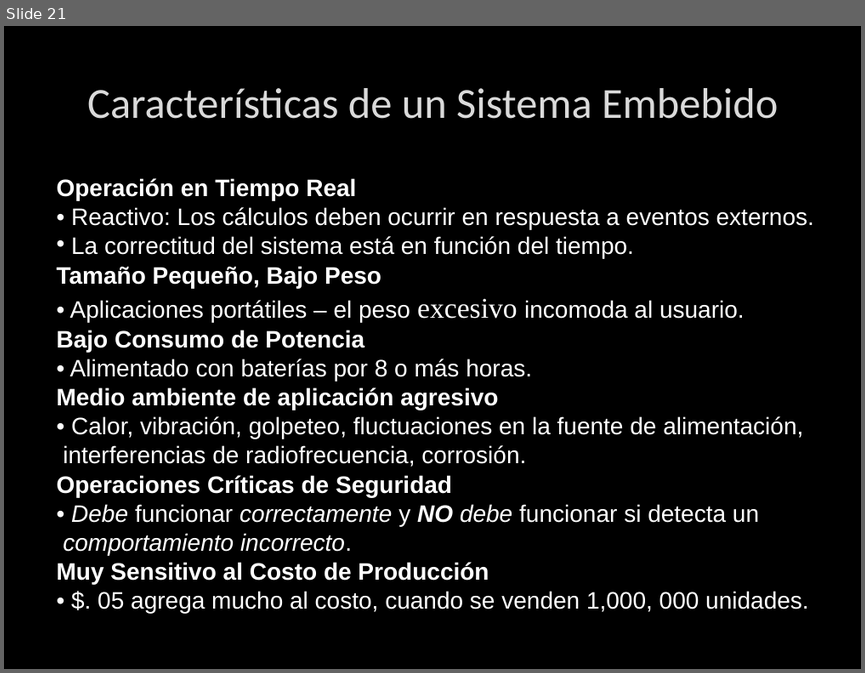
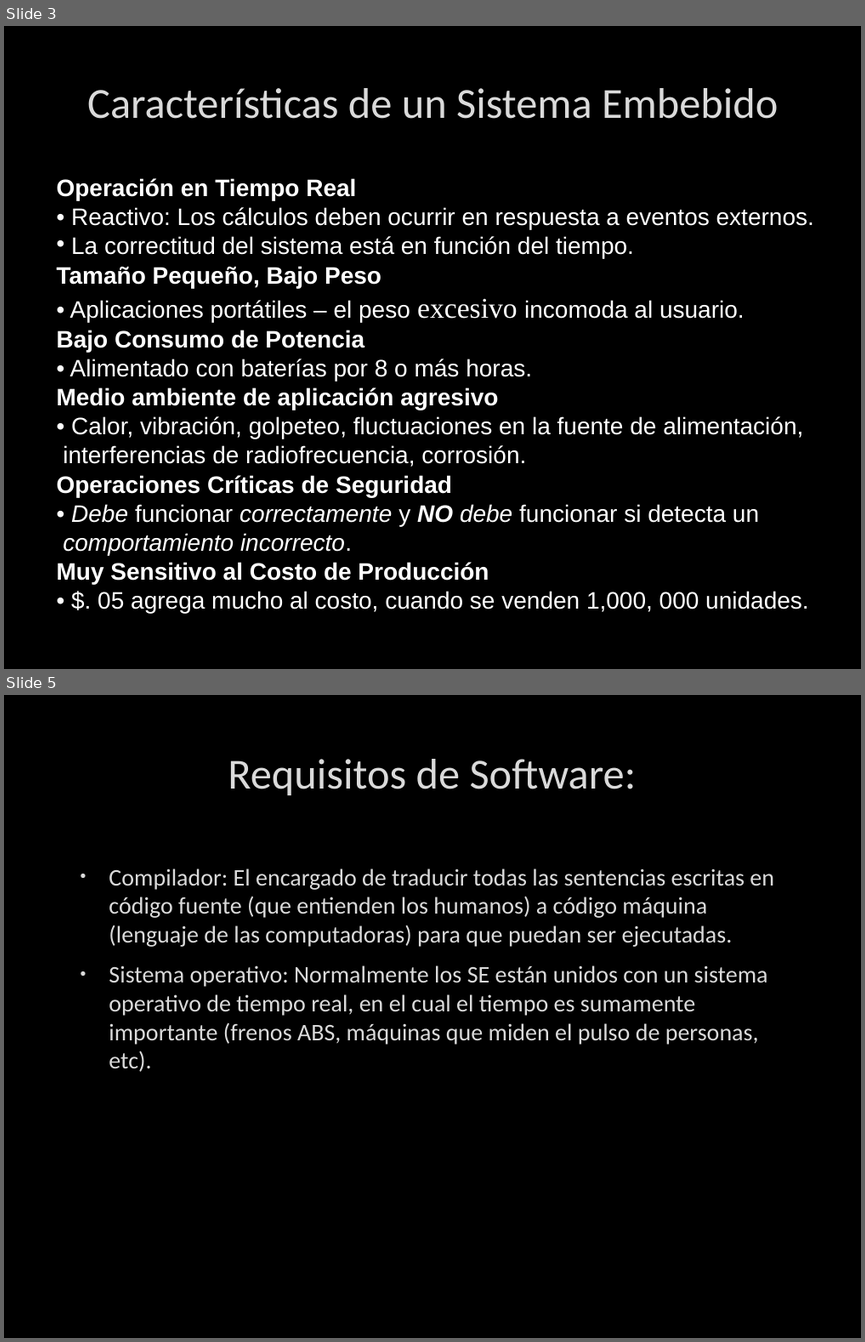
Before and after one commit to Erick-ARH/Sistemas-Embebidos, a slide deck: Presentaciones/Sistemas Embebidos/Sistemas Embebidos.pptx. Shown one above the other, each under a label of ours: slide 21 before the commit, slides 3 and 5 after it; the slides between them are not shown. The pictures are 865x673 and 865x1342 pixels, drawn with LibreOffice and Linux fonts; fonts in the diff are those of the drawing; background and template pictures are left out. Boxes give left, top, right and bottom in pixels: in the first picture for what was removed or moved away, otherwise in the second. Text is boxed around its words. In the diff, an @@ line names an element or a change of style, - is before the commit and + after.

```diff
--- a/Presentaciones/Sistemas Embebidos/Sistemas Embebidos.pptx
+++ b/Presentaciones/Sistemas Embebidos/Sistemas Embebidos.pptx
@@ slide 5 added at bbox=[4, 695, 861, 1338], background picture (left out) @@
@@ title added at bbox=[228, 759, 636, 795], 36 pt, text #DADADA @@
+Requisitos de Software:
@@ text added at bbox=[109, 868, 774, 1072], 20 pt, text #DADADA @@
+• Compilador: El encargado de traducir todas las sentencias escritas en código fuente (que entienden los humanos) a código máquina (lenguaje de las computadoras) para que puedan ser ejecutadas.
+• Sistema operativo: Normalmente los SE están unidos con un sistema operativo de tiempo real, en el cual el tiempo es sumamente importante (frenos ABS, máquinas que miden el pulso de personas, etc).
@@ what was slide 21 is now slide 3 @@
```
Also in this commit, not shown: 1 slide changed, 3 other slides added, 31 slides removed.
